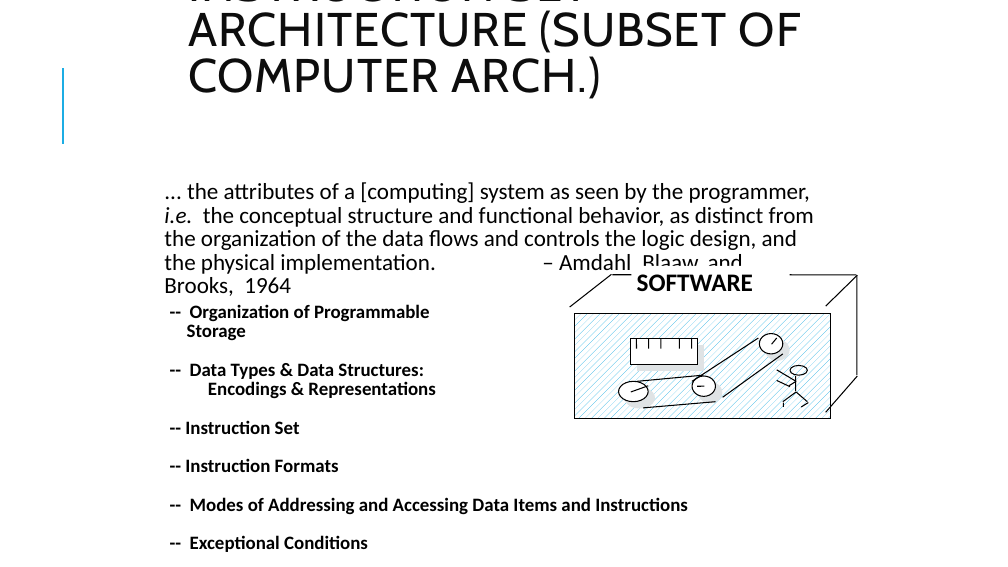
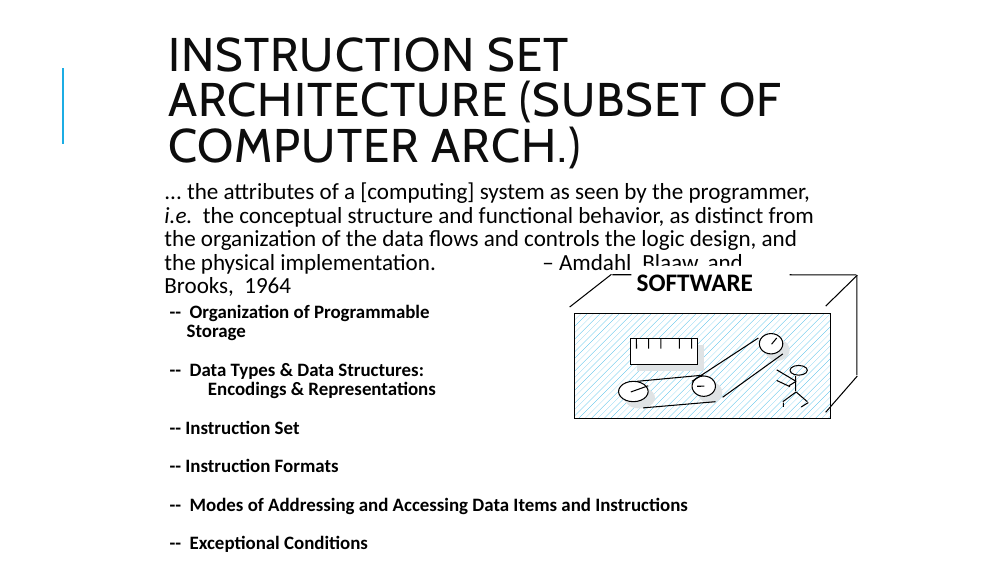
Before and after one commit to RashikRahman/3.2_Notes_AllSub, a slide deck: slide 11 of CSE_317_Computer Architecture/slides/Lecture- 1.pptx. Drawn at 1008x567 pixels with LibreOffice and Linux fonts; fonts in the diff are those of the drawing. Boxes give left, top, right and bottom in pixels: in the first picture for what was removed or moved away, otherwise in the second. Text is boxed around its words. In the diff, an @@ line names an element or a change of style, - is before the commit and + after.

```diff
--- a/CSE_317_Computer Architecture/slides/Lecture- 1.pptx
+++ b/CSE_317_Computer Architecture/slides/Lecture- 1.pptx
@@ title "INSTRUCTION SET ARCHITECTURE (SUBSET OF ..." rewrapped from [188,0,801,99] to [168,37,781,169] @@
```
Also in this commit, not shown: 8 other slides changed, 17 other files.
